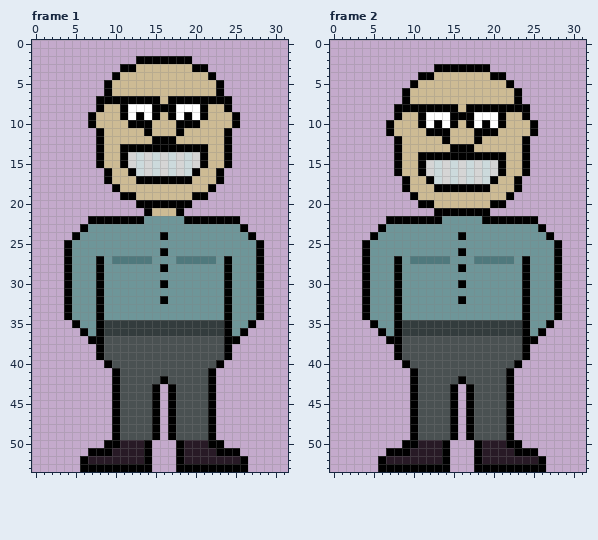
Pixel-art file: WIP/Carney.aseprite. Above: the version before the commit.
32x54 pixels, 14 frames. Colours within 5 levels of each other are drawn and written as one. Shown: frame 1, frame 2. The commit also changed other frames, which this record leaves out.
After:
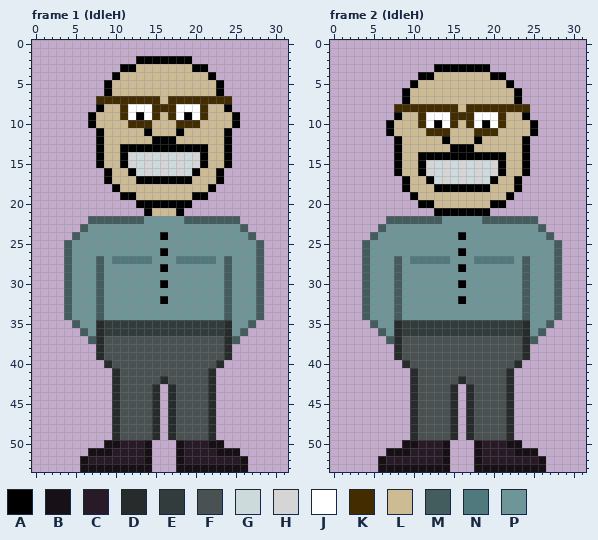
Palette (. is transparent): A #000000  B #181017  C #281a26  D #272b2b  E #333c3d  F #4a5152  G #ccdadc  H #d5d5d5  J #ffffff  K #422c00  L #cdbb94  M #435c5e  N #4f797d  P #6e9699
Difference:
Frame 1 (IdleH):
Colour A becomes colour B in row 50 at x 9 to 10, 14, 18 and 22 to 23; in row 51 at x 7 to 9, 14, 18 and 23 to 25; in row 52 at x 6, 14, 18 and 26; in row 53 at x 6 to 14 and 18 to 26.
Colour A becomes colour D in rows 35 to 39 at x 8 and 24; in row 40 at x 9 and 23; in row 41 at x 10 and 22; in row 42 at x 10, 16 and 22; in rows 43 to 49 at x 10, 15, 17 and 22.
Colour A becomes colour K in row 7 at x 8 to 15 and 17 to 24; in row 8 at x 11, 15 to 17 and 21; in row 9 at x 11, 15, 17 and 21; in row 10 at x 12 to 14 and 18 to 20.
Colour A becomes colour M in row 22 at x 7 to 13 and 19 to 25; in row 23 at x 6 and 26; in row 24 at x 5 and 27; in rows 25 to 26 at x 4 and 28; in rows 27 to 34 at x 4, 8, 24 and 28; in row 35 at x 5 and 27.
Colour A becomes colour M in row 36 at x 6 and 26; in row 37 at x 7 and 25.
Frame 2 (IdleH):
Colour A becomes colour B in row 50 at x 9 to 10, 14, 18 and 22 to 23; in row 51 at x 7 to 9, 14, 18 and 23 to 25; in row 52 at x 6, 14, 18 and 26; in row 53 at x 6 to 14 and 18 to 26.
Colour A becomes colour D in rows 35 to 39 at x 8 and 24; in row 40 at x 9 and 23; in row 41 at x 10 and 22; in row 42 at x 10, 16 and 22; in rows 43 to 49 at x 10, 15, 17 and 22.
Colour A becomes colour K in row 8 at x 8 to 15 and 17 to 24; in row 9 at x 11, 15 to 17 and 21; in row 10 at x 11, 15, 17 and 21; in row 11 at x 12 to 14 and 18 to 20.
Colour A becomes colour M in row 22 at x 7 to 13 and 19 to 25; in row 23 at x 6 and 26; in row 24 at x 5 and 27; in rows 25 to 26 at x 4 and 28; in rows 27 to 34 at x 4, 8, 24 and 28; in row 35 at x 5 and 27.
Colour A becomes colour M in row 36 at x 6 and 26; in row 37 at x 7 and 25.
